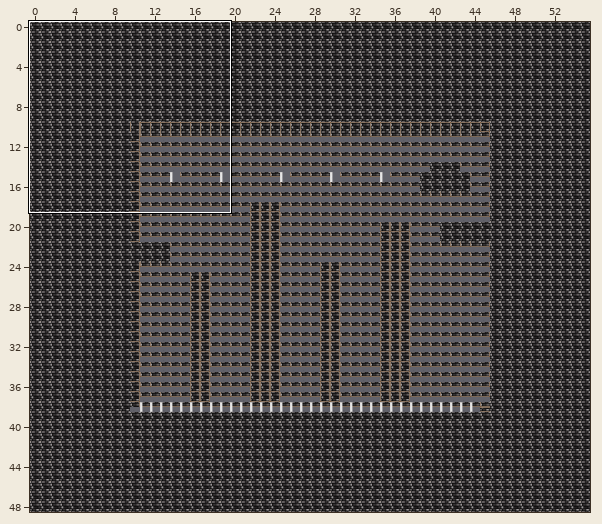
Level history. Tiled map: naomi/assets/data/test_map4.tmx. The first picture is a wide view before the edit; the outline marks the close-up.
Close-up. Before:
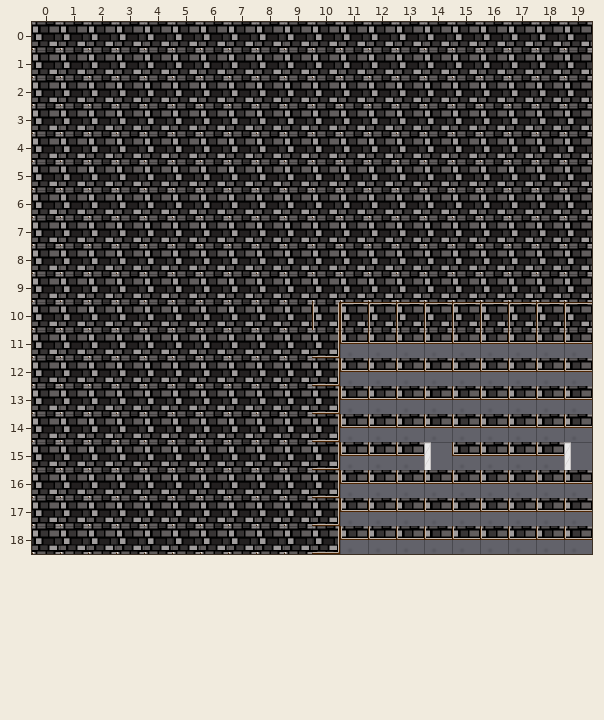
Cells are 64x64 px. Shown: x 0..19, y 0..18. The commit also changed other parts of the map, which this record leaves out.
Once edited:
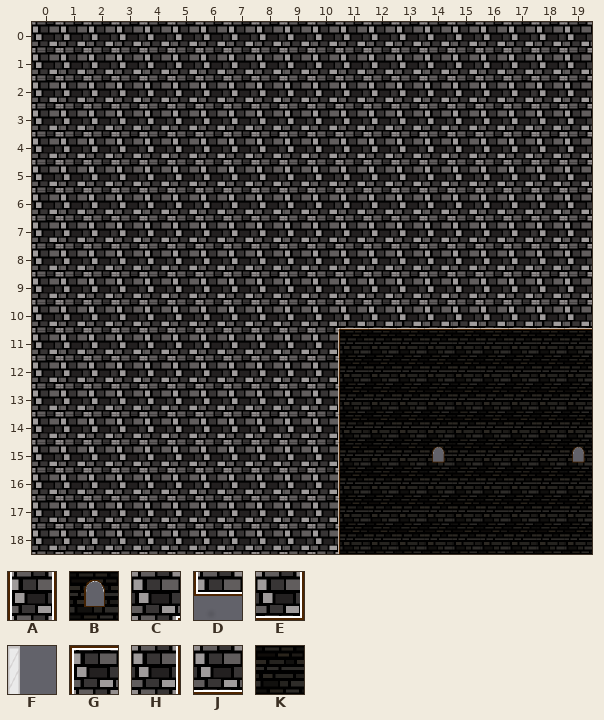
Key: from "brick_tiles": A 0, B 7, C 10, D 11, E 15, F 17, G 20, H 31, J 39, K 55.
_ is an empty cell.
The exact change:
Layer "fundo":
Tile F gives way to tile B in row 15 at x 14 and 19.
Tile D gives way to tile K in rows 11 to 14 at x 11 to 19; in row 15 at x 11 to 13 and 15 to 18; in rows 16 to 18 at x 11 to 19.
Layer "colinas":
Tile A gives way to tile C in row 10 at x 10.
Tile E gives way to tile H in rows 11 to 18 at x 10.
Tile G gives way to tile J in row 10 at x 11 to 19.
Changed places in both close-ups, as pixel boxes (x1, y1, x2, y2):
changed: (312, 302, 592, 554)
